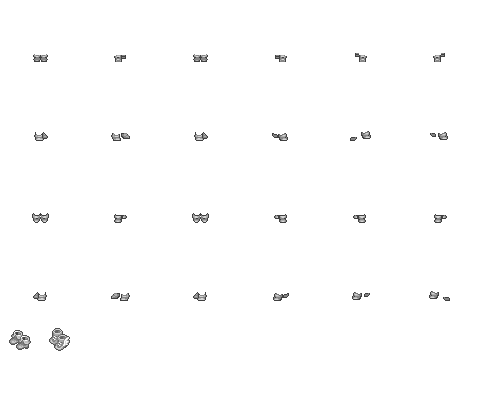
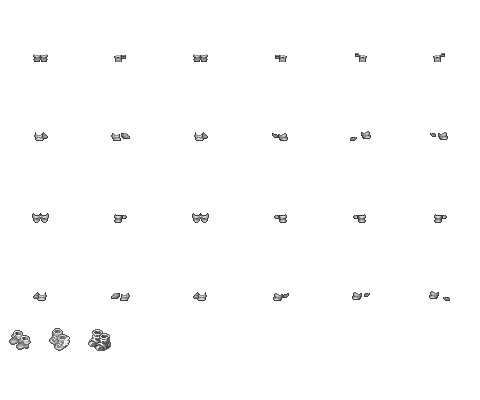
Comparing the layer stacks of the two 480x400 images. Changes:
painted on "boots" over [88, 329, 111, 351]
